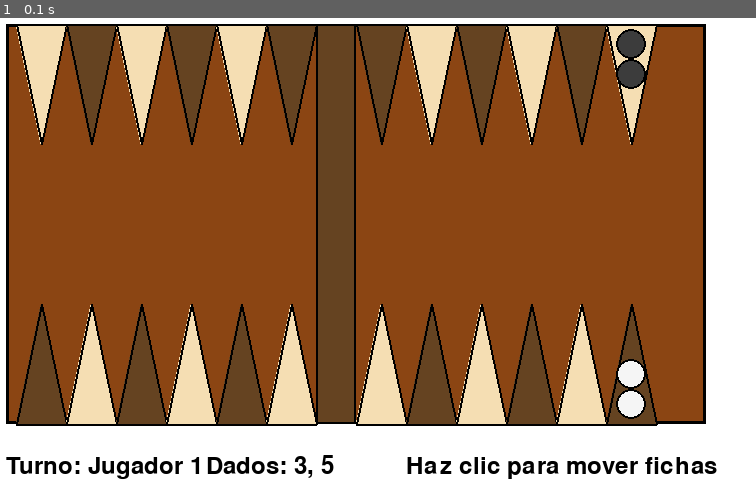
Above: before the commit, frame 1.
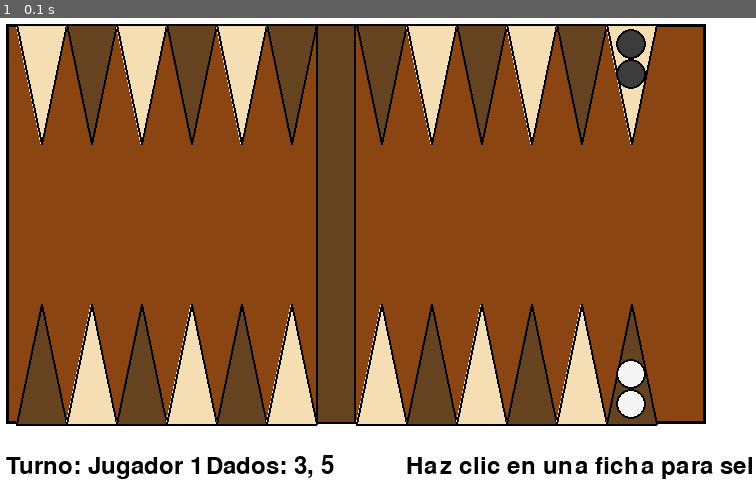
Above: after the commit, the same moment.

Repository: um-computacion/computacion-2025-backgammon-JoacoVanrell
Game: pygame game, started from pygame_ui/main.py
The game is run twice, just before and just after one commit, with the same random seed, the same clock (stepped at 60 frames per second) and the same inputs.
Inputs:
- Up to frame 1 (0.1 s): no input

The runs differ from the first frame. In frame 1, 0.6% of the frame differs, in the area x 67-100%, y 93-99%.

Commit message:
agregar detección de clics en fichas

Diff:
--- a/pygame_ui/main.py
+++ b/pygame_ui/main.py
@@ -19,12 +19,34 @@
 # Configurar fuente para texto
 font = pygame.font.Font(None, 36)
 
+# Variables para interactividad
+ficha_seleccionada = None  # Para saber qué ficha está seleccionada
+mouse_x, mouse_y = 0, 0    # Posición del mouse
+
 # Bucle principal
 running = True
 while running:
     for event in pygame.event.get():
         if event.type == pygame.QUIT:
             running = False
+        # Detectar clics del mouse
+        elif event.type == pygame.MOUSEBUTTONDOWN:
+            mouse_x, mouse_y = pygame.mouse.get_pos()
+            # Verificar si se hizo clic en alguna ficha
+            # Ficha blanca 1 (punto 1)
+            punto1_x = 410 + 5 * 50 + 25  # Calculado igual que abajo
+            punto1_y = 430
+            if ((mouse_x - punto1_x)**2 + (mouse_y - punto1_y)**2) <= 15**2:
+                ficha_seleccionada = "blanca1"
+            if ((mouse_x - punto1_x)**2 + (mouse_y - (punto1_y - 30))**2) <= 15**2:
+                ficha_seleccionada = "blanca2"
+            # Ficha negra 1 (punto 24)
+            punto24_x = punto1_x  # Misma x
+            punto24_y = 70
+            if ((mouse_x - punto24_x)**2 + (mouse_y - punto24_y)**2) <= 15**2:
+                ficha_seleccionada = "negra1"
+            if ((mouse_x - punto24_x)**2 + (mouse_y - (punto24_y + 30))**2) <= 15**2:
+                ficha_seleccionada = "negra2"
 
     # Limpiar pantalla
     screen.fill(WHITE)
@@ -85,18 +107,34 @@
     # Fichas blancas en punto 1 (triángulo inferior derecho)
     punto1_x = lado_izquierdo_x + 5 * triangle_width + triangle_width//2
     punto1_y = 430
+
+    # Ficha blanca 1
+    color_borde = (255, 0, 0) if ficha_seleccionada == "blanca1" else BLACK  # Rojo si está seleccionada
+    borde_grosor = 4 if ficha_seleccionada == "blanca1" else 2  # Borde más grueso si está seleccionada
     pygame.draw.circle(screen, FICHA_BLANCA, (punto1_x, punto1_y), ficha_radio)
-    pygame.draw.circle(screen, BLACK, (punto1_x, punto1_y), ficha_radio, 2)
+    pygame.draw.circle(screen, color_borde, (punto1_x, punto1_y), ficha_radio, borde_grosor)
+
+    # Ficha blanca 2
+    color_borde = (255, 0, 0) if ficha_seleccionada == "blanca2" else BLACK
+    borde_grosor = 4 if ficha_seleccionada == "blanca2" else 2
     pygame.draw.circle(screen, FICHA_BLANCA, (punto1_x, punto1_y - 30), ficha_radio)
-    pygame.draw.circle(screen, BLACK, (punto1_x, punto1_y - 30), ficha_radio, 2)
+    pygame.draw.circle(screen, color_borde, (punto1_x, punto1_y - 30), ficha_radio, borde_grosor)
 
     # Fichas negras en punto 24 (triángulo superior izquierdo)
     punto24_x = lado_izquierdo_x + 5 * triangle_width + triangle_width//2
     punto24_y = 70
+
+    # Ficha negra 1
+    color_borde = (255, 0, 0) if ficha_seleccionada == "negra1" else BLACK
+    borde_grosor = 4 if ficha_seleccionada == "negra1" else 2
     pygame.draw.circle(screen, FICHA_NEGRA, (punto24_x, punto24_y), ficha_radio)
-    pygame.draw.circle(screen, BLACK, (punto24_x, punto24_y), ficha_radio, 2)
+    pygame.draw.circle(screen, color_borde, (punto24_x, punto24_y), ficha_radio, borde_grosor)
+
+    # Ficha negra 2
+    color_borde = (255, 0, 0) if ficha_seleccionada == "negra2" else BLACK
+    borde_grosor = 4 if ficha_seleccionada == "negra2" else 2
     pygame.draw.circle(screen, FICHA_NEGRA, (punto24_x, punto24_y + 30), ficha_radio)
-    pygame.draw.circle(screen, BLACK, (punto24_x, punto24_y + 30), ficha_radio, 2)
+    pygame.draw.circle(screen, color_borde, (punto24_x, punto24_y + 30), ficha_radio, borde_grosor)
 
     # Información del juego
     info_x = 50
@@ -111,7 +149,10 @@
     screen.blit(dados_text, (info_x + 200, info_y))
 
     # Instrucciones
-    instrucciones_text = font.render("Haz clic para mover fichas", True, BLACK)
+    if ficha_seleccionada:
+        instrucciones_text = font.render(f"Ficha seleccionada: {ficha_seleccionada}", True, BLACK)
+    else:
+        instrucciones_text = font.render("Haz clic en una ficha para seleccionarla", True, BLACK)
     screen.blit(instrucciones_text, (info_x + 400, info_y))
 
     # Actualizar pantalla
